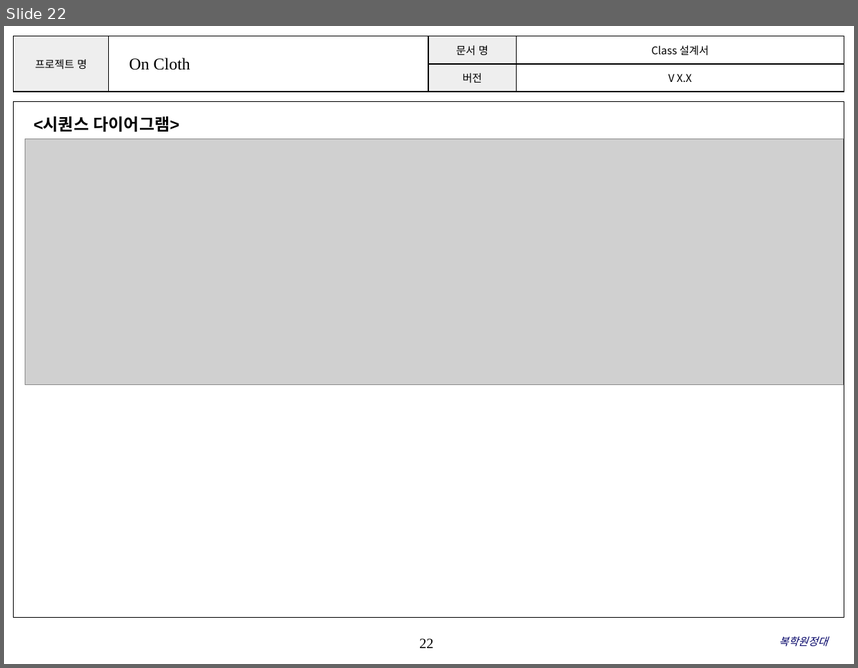
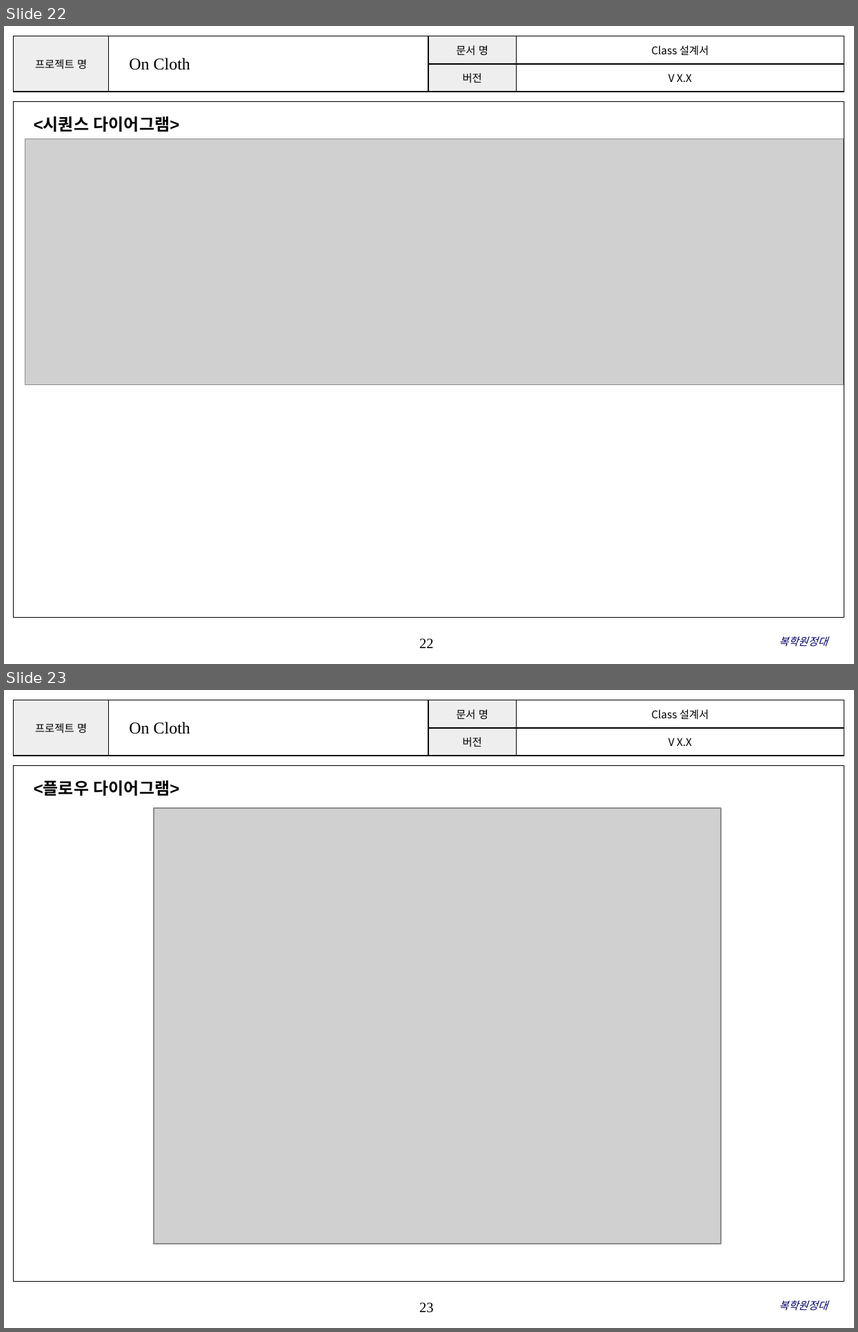
Before and after one commit to ParkSaeHyun/SoftwareEngineering, a slide deck: design/클래스다이어그램.pptx. Shown one above the other, each under a label of ours: slide 22 before the commit, slides 22 and 23 after it. The pictures are 858x668 and 858x1332 pixels, drawn with LibreOffice and Linux fonts; fonts in the diff are those of the drawing; grey boxes stand for pictures; background and template pictures are left out. Boxes give left, top, right and bottom in pixels: in the first picture for what was removed or moved away, otherwise in the second. Text is boxed around its words. In the diff, an @@ line names an element or a change of style, - is before the commit and + after.

```diff
--- a/design/클래스다이어그램.pptx
+++ b/design/클래스다이어그램.pptx
@@ slide 23 added at [4, 690, 854, 1328], background #FFFFFF; not listed: 3 template elements that a slide beside it also shows @@
@@ text added at [129, 722, 190, 734], 14 pt, text #000000 @@
+On Cloth
@@ text added at [34, 780, 180, 796], 14 pt, text #000000, bold @@
+<플로우 다이어그램>
@@ picture added at [154, 808, 721, 1243] @@
@@ text added at [779, 1300, 828, 1310], 9 pt, text #000066, italic @@
+복학원정대
```
Also in this commit, not shown: 5 other files.
